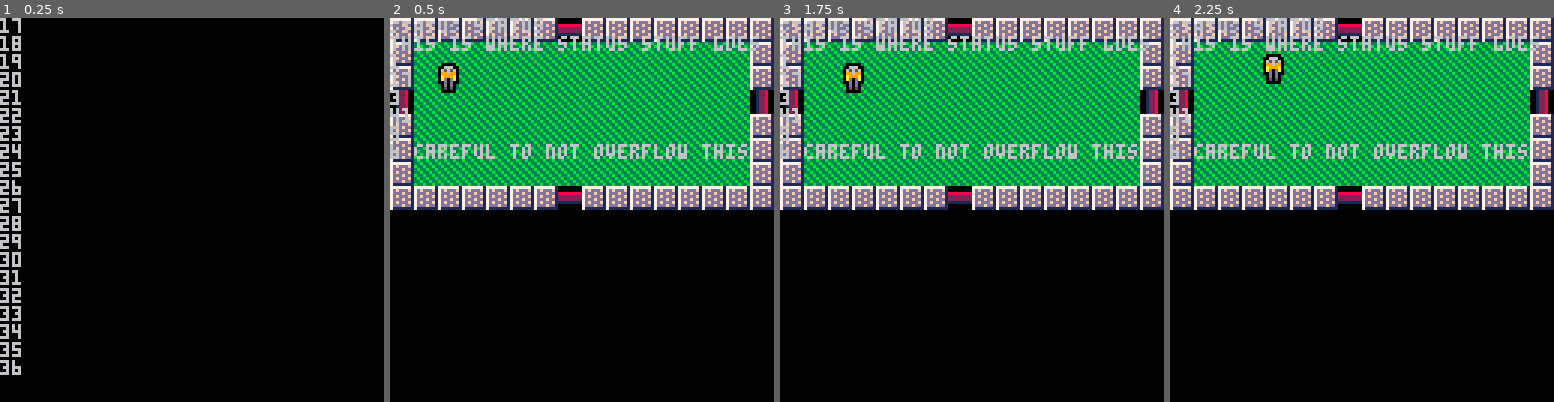
Above: before the commit, frames 1-4 (left to right).
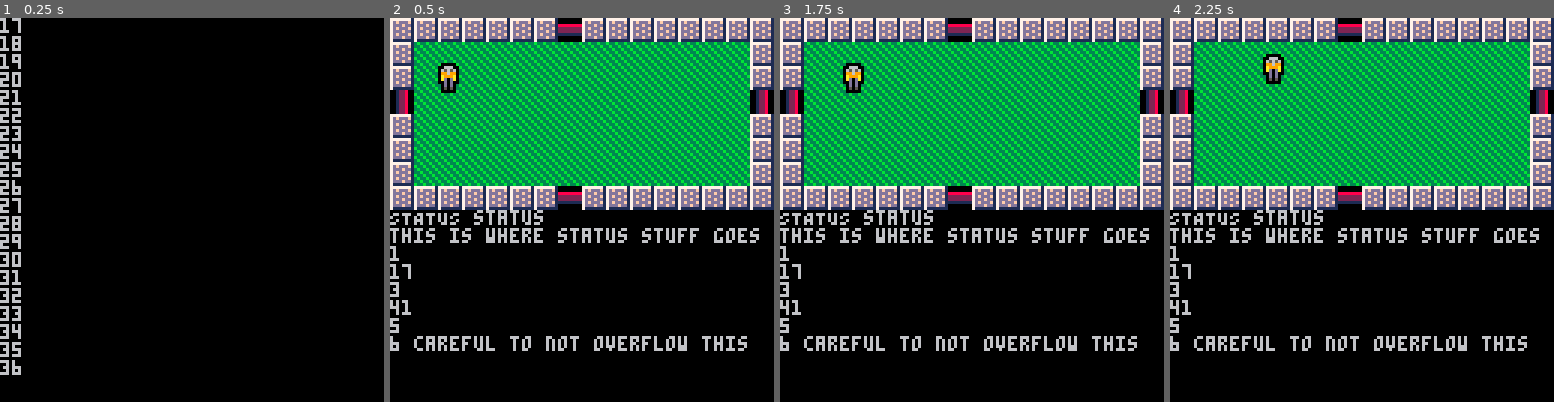
Above: after the commit, the same moments.

Repository: truck/improved-octo-garbanzo
Game: PICO-8 cartridge game.p8
Two runs of this game, one before a commit and one after it. Both use one fixed random seed, a clock stepped at 60 frames per second and the inputs below.
Inputs:
- Up to frame 1 (0.25 s): no input
- Up to frame 2 (0.5 s): no input
- Up to frame 3 (1.75 s): hold Right from 1.6 s (still down)
- Up to frame 4 (2.25 s): release Right at 2.1 s; hold Up from 2.15 s (still down)

Frame 1 is identical in both runs. In frame 2, 7.7% of the frame differs, in the area x 0-97%, y 0-87%; in frame 3, 7.7%; in frame 4, 7.7%.

Commit message:
odd I removed the cursor repositioning line

Diff:
--- a/game.p8
+++ b/game.p8
@@ -36,7 +36,8 @@
 end
 
 function status()
--- some debug in 5,6 and 8,8 to check
+-- some debug stuff and why did the cursor line leave
+ cursor(0,64)
  print('STATUS status')
  print('this is where status stuff goes')
  print('1')
